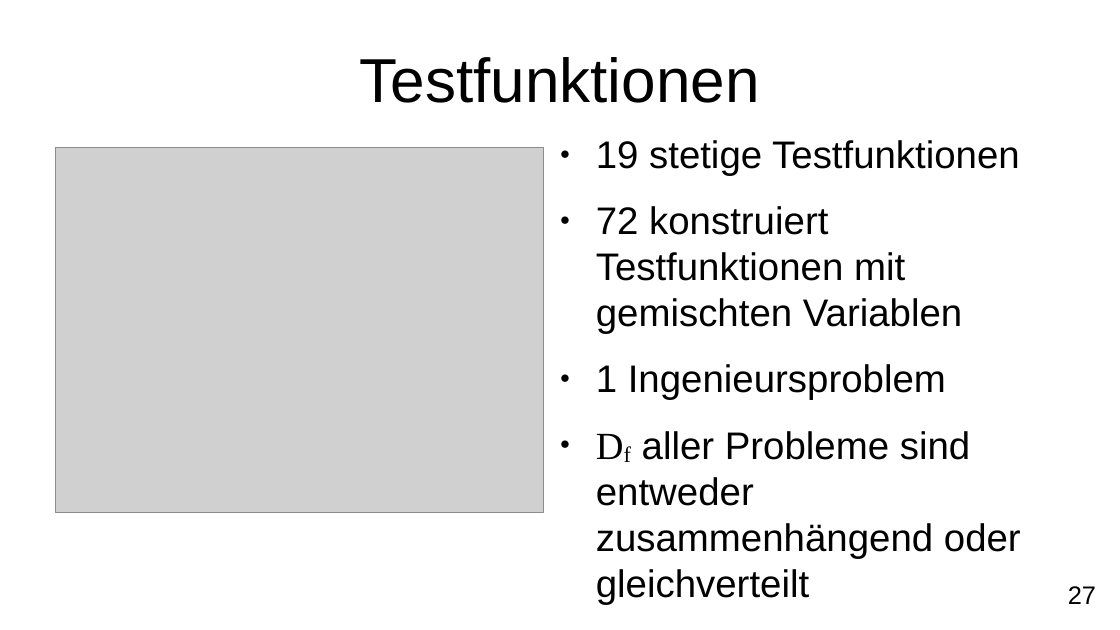
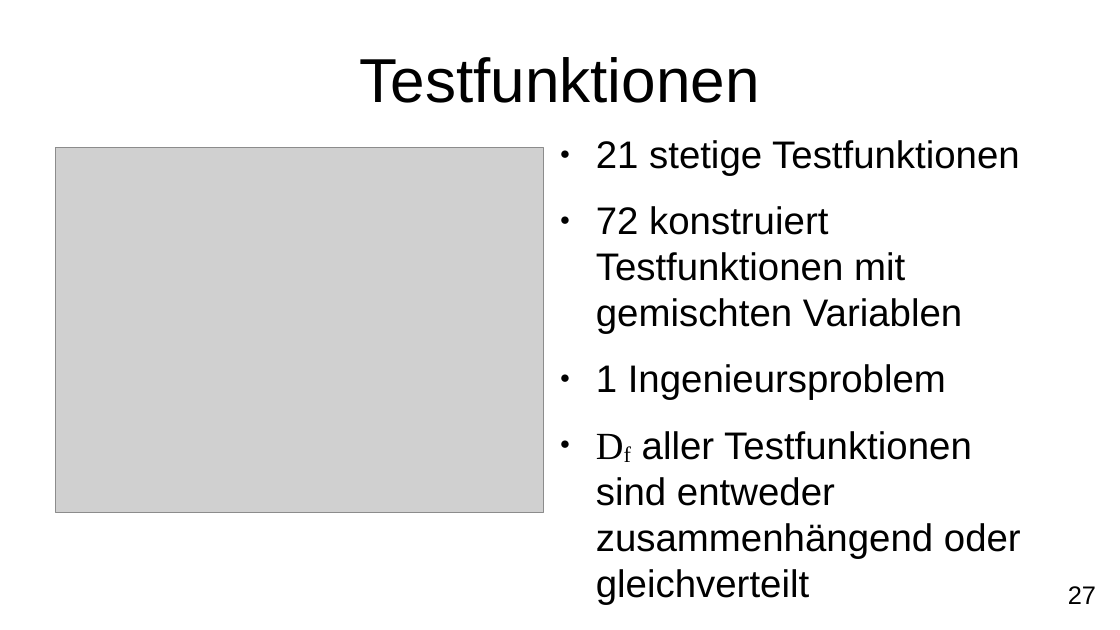
Before and after one commit to FXJackAll/Masterarbeit_Code, a slide deck: slide 27 of Masterarbeit_Verteidigung/Masterarbeit_Verteidigung.odp. Drawn at 1120x630 pixels with LibreOffice and Linux fonts; fonts in the diff are those of the drawing; grey boxes stand for pictures; background and template pictures are left out. Boxes give left, top, right and bottom in pixels: in the first picture for what was removed or moved away, otherwise in the second. Text is boxed around its words. In the diff, an @@ line names an element or a change of style, - is before the commit and + after.

```diff
--- a/Masterarbeit_Verteidigung/Masterarbeit_Verteidigung.odp
+++ b/Masterarbeit_Verteidigung/Masterarbeit_Verteidigung.odp
@@ text at bbox=[596, 140, 1020, 176]: text changed @@
-● 19 stetige Testfunktionen
+● 21 stetige Testfunktionen
@@ text at bbox=[596, 431, 1021, 604]: text changed @@
-● Df aller Probleme sind entweder zusammenhängend oder gleichverteilt
+● Df aller Testfunktionen sind entweder zusammenhängend oder gleichverteilt
```
Also in this commit, not shown: 1 other slide changed, 16 slides added, 9 other files.
